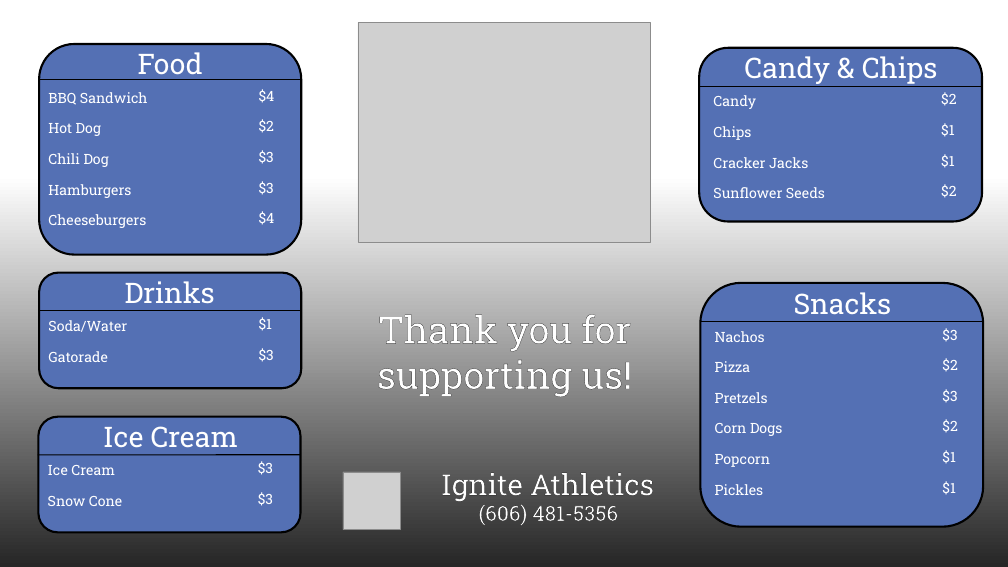
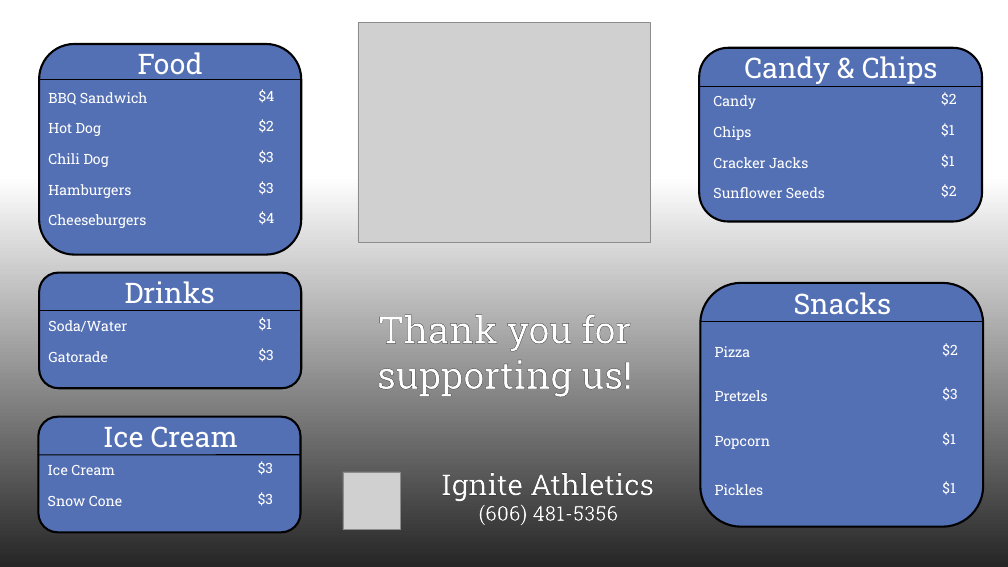
Before and after one commit to CityOfStanton/Kiosk-Client-Content, a slide deck: slide 1 of Assets/External/IgniteAthletics/IgniteAthleticsMenu.pptx. Drawn at 1008x567 pixels with LibreOffice and Linux fonts; fonts in the diff are those of the drawing; grey boxes stand for pictures. Boxes give left, top, right and bottom in pixels: in the first picture for what was removed or moved away, otherwise in the second. Text is boxed around its words. In the diff, an @@ line names an element or a change of style, - is before the commit and + after.

```diff
--- a/Assets/External/IgniteAthletics/IgniteAthleticsMenu.pptx
+++ b/Assets/External/IgniteAthletics/IgniteAthleticsMenu.pptx
@@ text removed at <box>942,328,957,342</box> @@
-$3
@@ text "Pizza": place and size @@
-text "Pizza" at <box>715,361,751,372</box>
+text "Pizza" at <box>715,346,751,357</box>
@@ text removed at <box>715,331,765,342</box> @@
-Nachos
@@ text "$2": place and size @@
-text "$2" at <box>942,358,957,372</box>
+text "$2" at <box>942,343,957,357</box>
@@ text removed at <box>942,419,957,433</box> @@
-$2
@@ text "Popcorn": place and size @@
-text "Popcorn" at <box>715,454,771,467</box>
+text "Popcorn" at <box>715,436,771,449</box>
@@ text removed at <box>715,423,782,436</box> @@
-Corn Dogs
@@ text "$1": place and size @@
-text "$1" at <box>942,450,955,464</box>
+text "$1" at <box>942,432,955,446</box>
```
Also in this commit, not shown: 2 other files.
